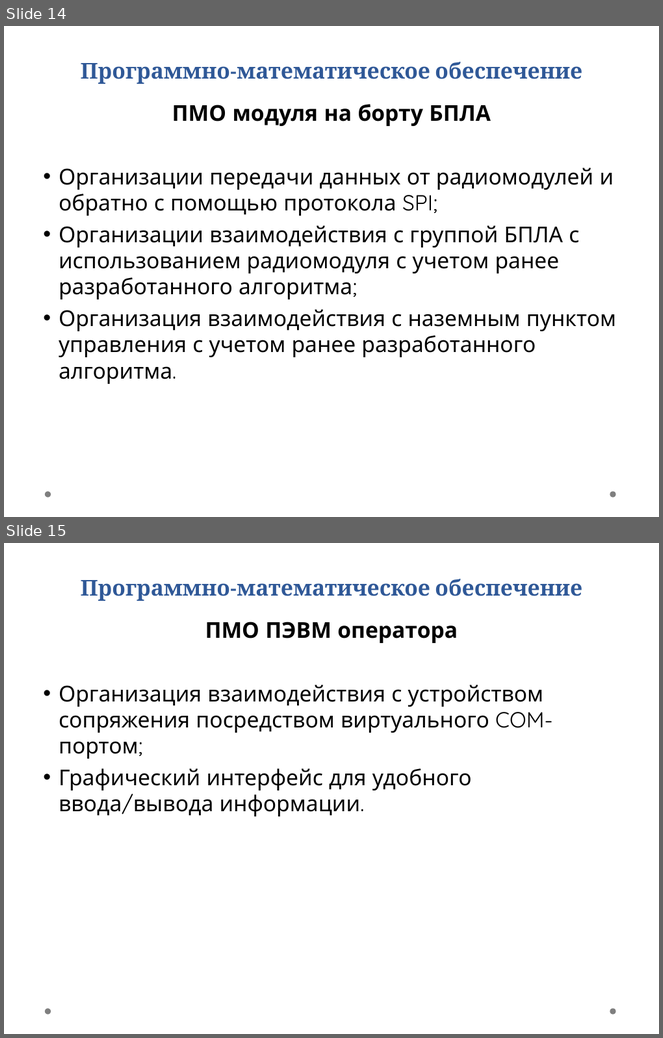
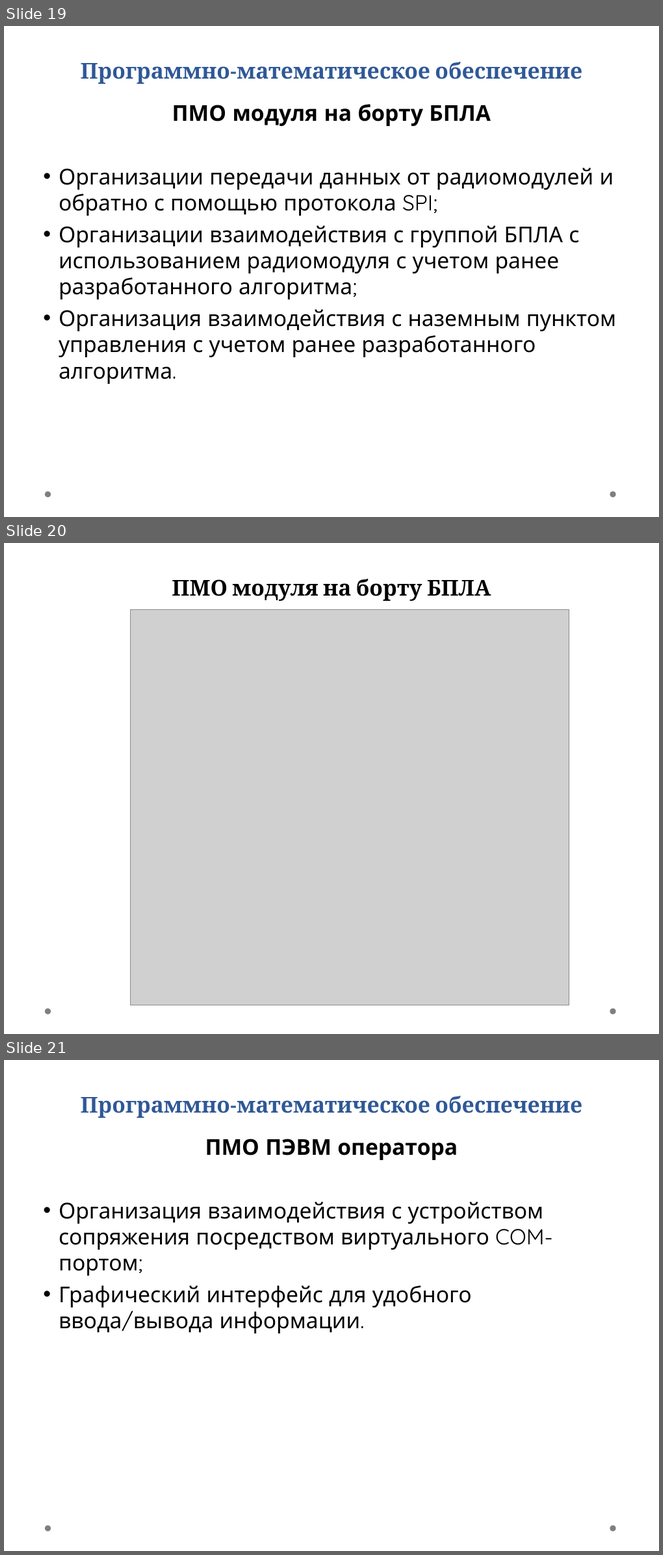
Before and after one commit to Farades/diplom, a slide deck: doc/Мацепура.ppt. Shown one above the other, each under a label of ours: slides 14 and 15 before the commit, slides 19, 20 and 21 after it. The pictures are 663x1038 and 663x1555 pixels, drawn with LibreOffice and Linux fonts; fonts in the diff are those of the drawing; grey boxes stand for pictures; background and template pictures are left out. Boxes give left, top, right and bottom in pixels: in the first picture for what was removed or moved away, otherwise in the second. Text is boxed around its words. In the diff, an @@ line names an element or a change of style, - is before the commit and + after.

```diff
--- a/doc/Мацепура.ppt
+++ b/doc/Мацепура.ppt
@@ slide 20 added at bbox=[4, 543, 659, 1034], background picture (left out); not listed: 2 template elements that a slide beside it also shows @@
@@ title added at bbox=[172, 579, 492, 601], 24 pt, text #000000, bold @@
+ПМО модуля на борту БПЛА
@@ picture added at bbox=[131, 610, 569, 1006] @@
@@ what was slide 14 is now slide 19 @@
@@ what was slide 15 is now slide 21 @@
```
Also in this commit, not shown: 2 slides changed, 6 other slides added, 1 slide removed, 4 other files.
